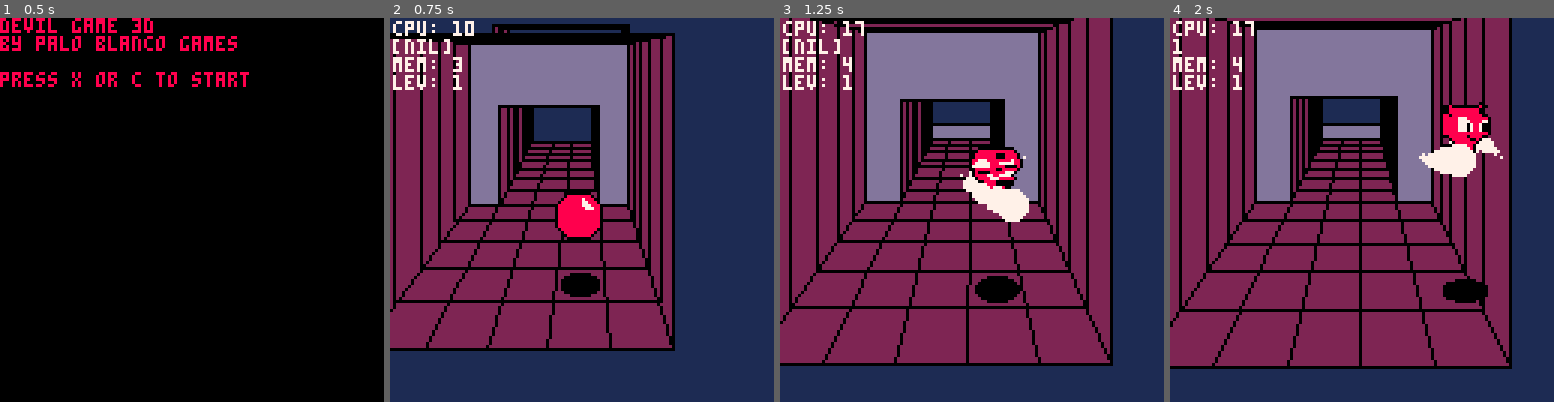
Above: before the commit, frames 1-4 (left to right).
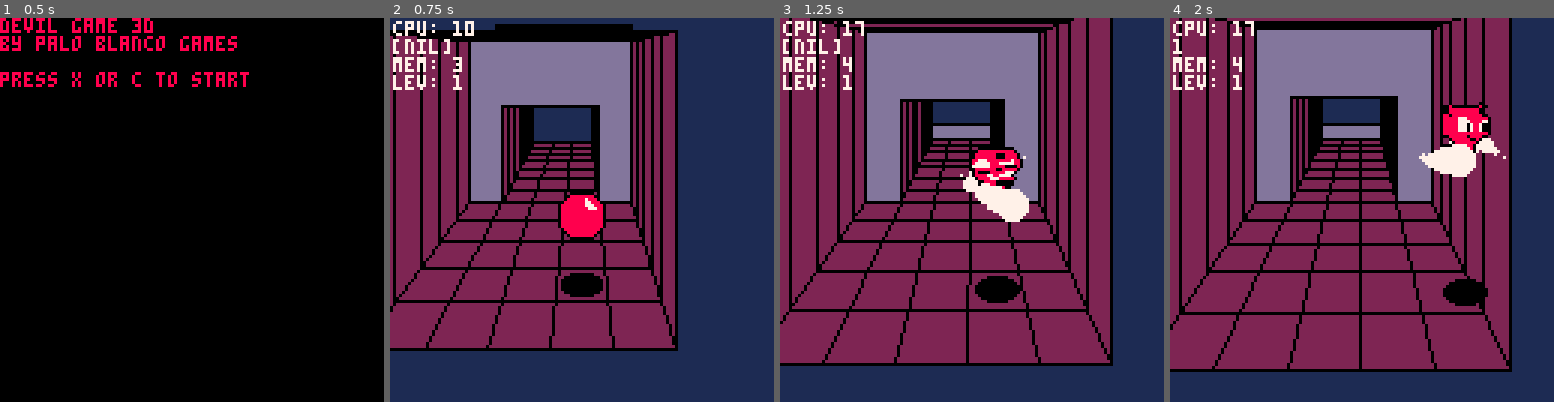
Above: after the commit, the same moments.

Repository: paloblanco/devilgame
Game: PICO-8 cartridge devilgame.p8
Two runs of this game, one before a commit and one after it. Both use one fixed random seed, a clock stepped at 60 frames per second and the inputs below.
Inputs:
- Up to frame 1 (0.5 s): tap X (X key) at 0.33 s
- Up to frame 2 (0.75 s): tap O (Z key) at 0.7 s
- Up to frame 3 (1.25 s): tap X (X key) at 1.07 s
- Up to frame 4 (2 s): hold Right from 1.6 s (still down); tap O (Z key) at 1.7 s; tap X (X key) at 1.85 s

Frame 1 is identical in both runs. In frame 2, 8.9% of the frame differs, in the area x 0-75%, y 1-87%; in frame 3, 1.2%; in frame 4, 3.2%.

Commit message:
starting zone arg refactor

Diff:
--- a/devilgame.p8
+++ b/devilgame.p8
@@ -1165,11 +1165,9 @@
 level.zonelist={}
 level.zones={}
 
-
--- need this
+-- make level from table
 function level:init_arg(ll)
 	self.zones={}
-	print(#ll)
 	for zl in all(ll) do
 		self:add_to_zones(zl[1])
 	end
